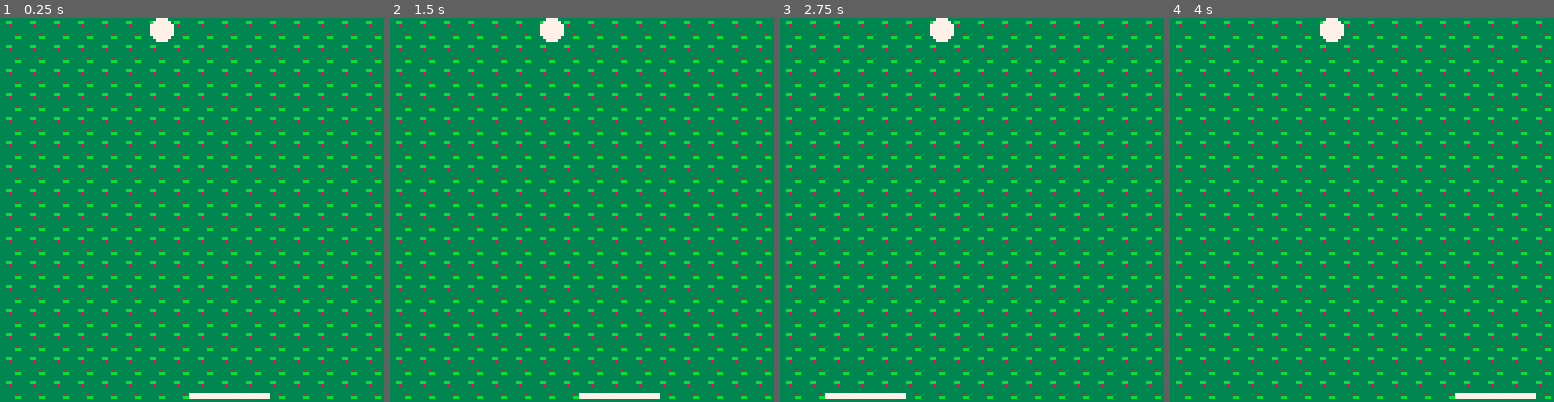
Above: before the commit, frames 1-4 (left to right).
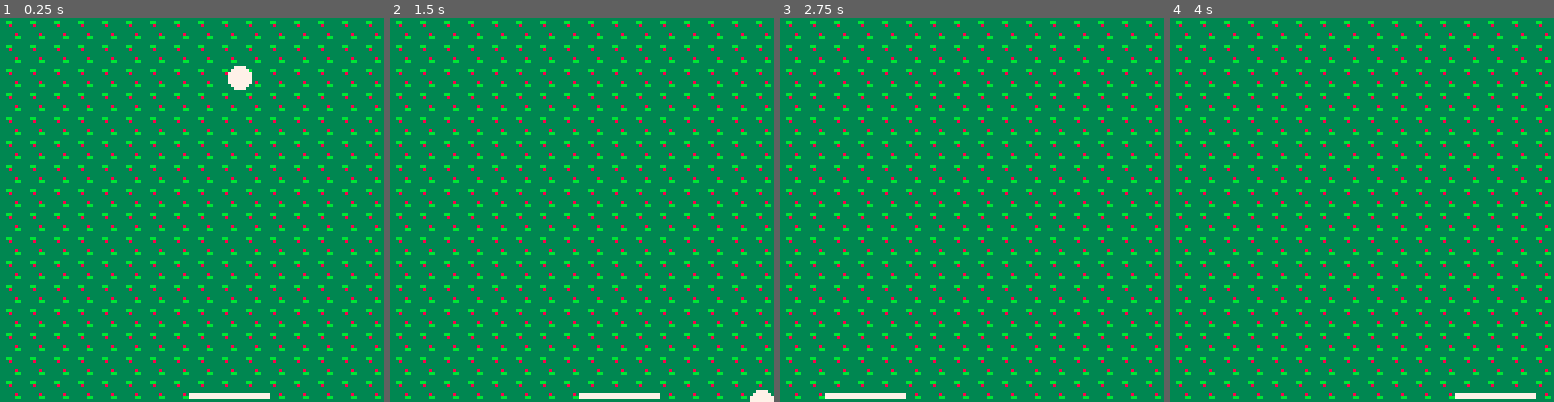
Above: after the commit, the same moments.

Repository: adatechschool/PC-pico8-maraalno
Game: PICO-8 cartridge monjeu.p8
Same seed, same stepped clock (60 frames per second), same inputs: the game is played once before the commit and once after it.
Inputs:
- Up to frame 1 (0.25 s): no input
- Up to frame 2 (1.5 s): no input
- Up to frame 3 (2.75 s): hold Left 1.97-2.37 s
- Up to frame 4 (4 s): hold Right 2.87-3.53 s

The runs differ from the first frame. In frame 1, 0.6% of the frame differs, in the area x 39-66%, y 0-19%; in frame 2, 0.5%; in frame 3, 0.3%; in frame 4, 0.3%.

Commit message:
[Feature_Code_DeplacementsBalle]v3

Diff:
--- a/monjeu.p8
+++ b/monjeu.p8
@@ -3,23 +3,39 @@
 __lua__
 function _init()
 	p = {x=60,	y=95, speed = 4}
-	b = {x=50, y=0}
+	ball={x=60, y=0, speed = 2}
+
+
+
 end
 
 function _update()
  if(btn(➡️)) p.x+=p.speed
 	if(btn(⬅️)) p.x-=p.speed
+
+	--raquette
  if(p.x<0)then
-  btn(➡️) p.x+=p.speed end
+  btn(➡️) p.x+=p.speed
+ end
  if(p.x>96)then
-  btn(⬅️) p.x-=p.speed end
+  btn(⬅️) p.x-=p.speed
+ end
+
+ move_ball()
+
 end
 
 function _draw()
 	cls()
 	map(0,0,0,0)
+
+	--raquette
 	spr(8,p.x,p.y,4,4)
-	spr(17,b.x,b.y)
+
+	--balle
+	spr(17,ball.x,ball.y)
+
+
 end
 
 
@@ -28,13 +44,21 @@
 -->8
 -- balle
 
---function move_ball()
---new_ball = {
---x =
---y =
---speed = 4
---}
---add(
+function move_ball()
+		ball.x += ball.speed
+		ball.y += ball.speed
+
+	if(ball.x > 120) then
+ ball.x -= ball.speed
+ ball.y += ball.speed
+ end
+end
+
+--function update_balle()
+--for b in all (balle) do
+--i.y-=b.speed
+--end
+--end
 __gfx__
 00000000eeeeeeeecccccccc3333333399999999000000001111111100643b000000000000000000000000000000000000000000000000000000000000000000
 00000000e88ee88ecc77cccc33bb3333a99a99a902200220117171710d8ef9a00000000000000000000000000000000000000000000000000000000000000000
